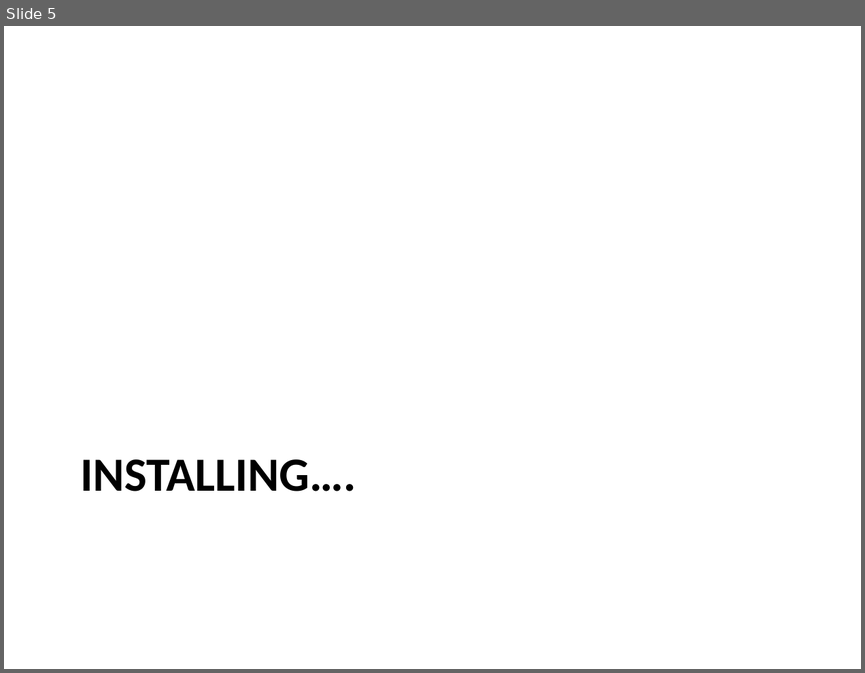
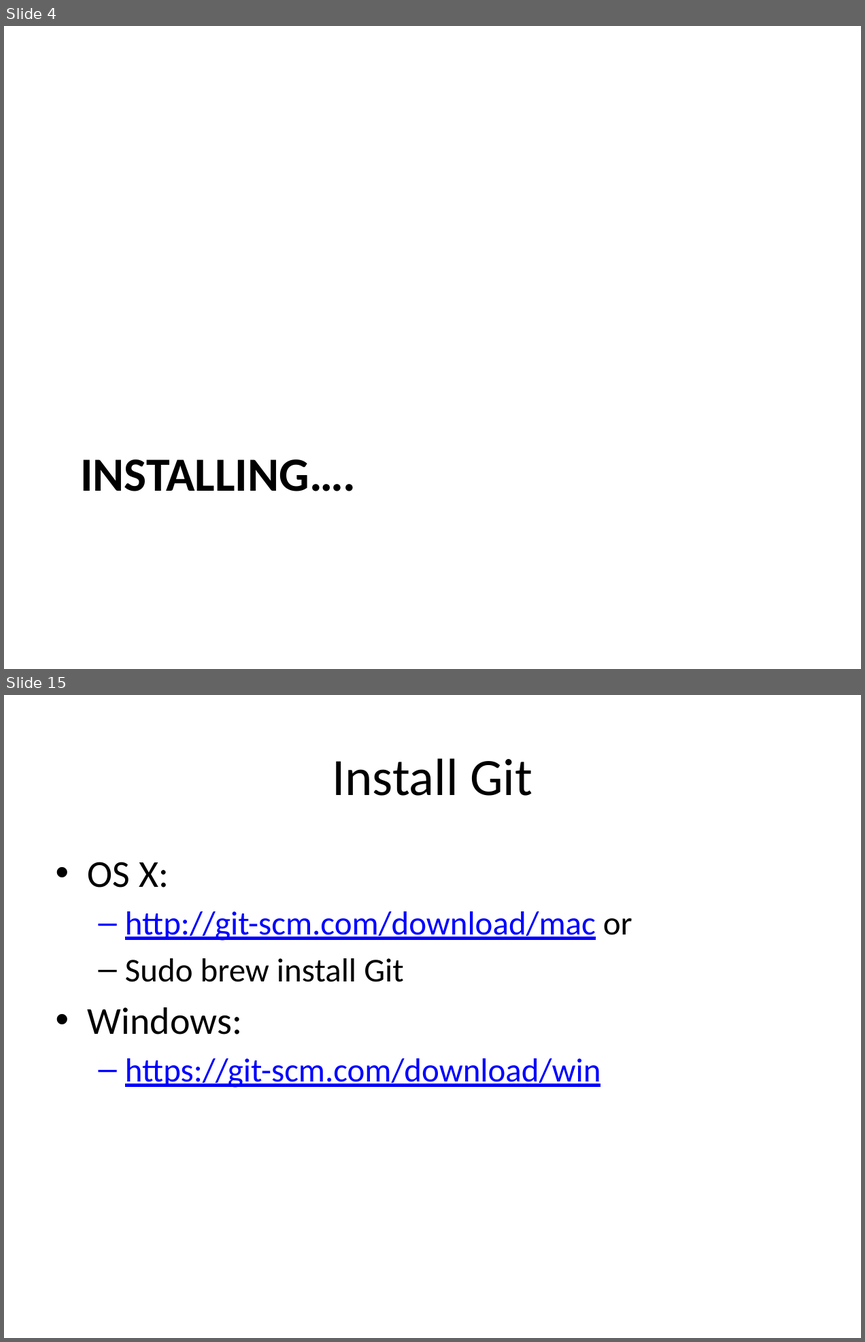
Before and after one commit to kinsidar/Spring2016, a slide deck: Slides/Lab1.pptx. Shown one above the other, each under a label of ours: slide 5 before the commit, slides 4 and 15 after it; the slides between them are not shown. The pictures are 865x673 and 865x1342 pixels, drawn with LibreOffice and Linux fonts; fonts in the diff are those of the drawing. Boxes give left, top, right and bottom in pixels: in the first picture for what was removed or moved away, otherwise in the second. Text is boxed around its words. In the diff, an @@ line names an element or a change of style, - is before the commit and + after.

```diff
--- a/Slides/Lab1.pptx
+++ b/Slides/Lab1.pptx
@@ slide 15 added at box(4, 695, 861, 1338), background #FFFFFF @@
@@ title added at box(332, 758, 532, 796), 44 pt, text #000000 @@
+Install Git
@@ text added at box(88, 862, 632, 1087), 28 pt, text #0000FF, underline @@
+• OS X:
+  – http://git-scm.com/download/mac or
+  – Sudo brew install Git
+• Windows:
+  – https://git-scm.com/download/win
@@ what was slide 5 is now slide 4 @@
```
Also in this commit, not shown: 2 slides changed, 13 other slides added, 2 slides removed.
